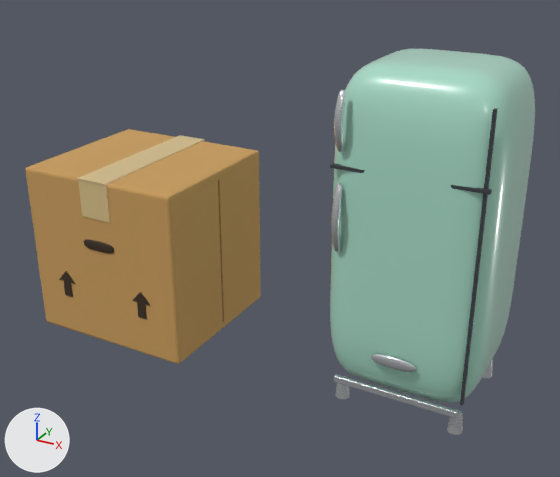
A saved change to the Blender file art/tema_moderna.blend.
One viewpoint serves both versions: a camera (50 mm lens) standing at (2.42, -2.53, 1.77) and looking at (1.04, -0.02, 0.51). Arrows for +X, +Y and +Z are at lower left; the lights stay in place. The first picture is the older version.

The older version as bpy lines, for what is in view:
```python
ob_caja = bpy.data.objects.new('caja', me_caja)
ob_caja.location = (0.37, 0.0, 0.0)
ob_cinta = bpy.data.objects.new('cinta', me_cinta)
ob_cinta.location = (0.37, 0.0, 0.0)
ob_cuerpo = bpy.data.objects.new('cuerpo', me_cuerpo_001)
ob_cuerpo.location = (1.641, 0.0, 0.0)
ob_cuerpo.scale = (0.93, 0.93, 0.93)
ob_flecha0 = bpy.data.objects.new('flecha0', me_flecha0)
ob_flecha0.location = (0.37, 0.0, 0.0)
ob_flecha1 = bpy.data.objects.new('flecha1', me_flecha1)
ob_flecha1.location = (0.37, 0.0, 0.0)
ob_junta_alta = bpy.data.objects.new('junta_alta', me_junta_alta_001)
ob_junta_alta.location = (1.641, 0.0, 0.0)
ob_junta_alta.scale = (0.93, 0.93, 0.93)
ob_junta_lado = bpy.data.objects.new('junta_lado', me_junta_lado_001)
ob_junta_lado.location = (1.641, 0.0, 0.0)
ob_junta_lado.scale = (0.93, 0.93, 0.93)
ob_tirador_alto = bpy.data.objects.new('tirador_alto', me_tirador_alto_001)
ob_tirador_alto.location = (1.641, 0.0, 0.0)
ob_tirador_alto.scale = (0.93, 0.93, 0.93)
ob_tirador_bajo = bpy.data.objects.new('tirador_bajo', me_tirador_bajo_001)
ob_tirador_bajo.location = (1.641, 0.0, 0.0)
ob_tirador_bajo.scale = (0.93, 0.93, 0.93)
# also in view: 'zocalo' at (1.64, -0.25, 0.1); 'cinta_delante' at (0.37, -0.34, 0.66)
```
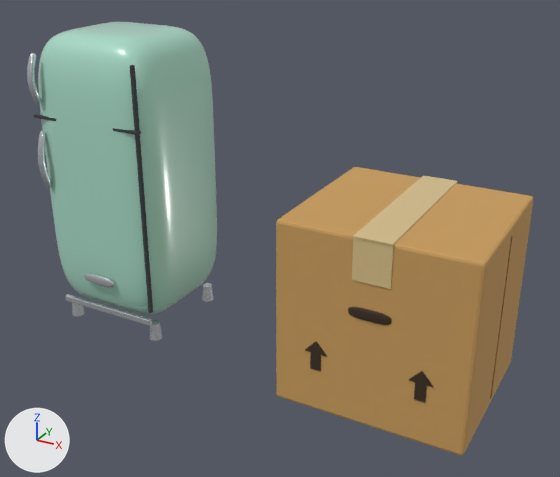
What differs and where, as boxes (x1, y1, x2, y2) in the pictures (560 x 477 px):
```json
{"object": "cuerpo", "change": "moved", "before": [330, 49, 535, 403], "after": [38, 22, 217, 314]}
{"object": "caja", "change": "moved", "before": [25, 129, 261, 364], "after": [276, 167, 534, 455]}
{"object": "junta_lado", "change": "moved", "before": [460, 108, 498, 405], "after": [130, 65, 153, 314]}
{"object": "tirador_bajo", "change": "moved", "before": [331, 183, 343, 252], "after": [38, 131, 52, 188]}
{"object": "tirador_alto", "change": "moved", "before": [334, 90, 346, 152], "after": [27, 53, 42, 104]}
{"object": "flecha1", "change": "moved", "before": [132, 292, 150, 319], "after": [409, 371, 434, 402]}
{"object": "flecha0", "change": "moved", "before": [59, 271, 75, 297], "after": [305, 341, 327, 371]}
{"object": "junta_alta", "change": "moved", "before": [330, 163, 492, 195], "after": [34, 114, 141, 135]}
{"object": "pliegue", "change": "moved", "before": [218, 180, 224, 322], "after": [490, 236, 513, 398]}
```

Scene script edits in JSON lines:
```json
{"op": "set", "path": "ob_caja.location", "old": "(0.37, 0.0, 0.0)", "new": "(1.565, 0.0, 0.0)"}
{"op": "set", "path": "ob_flecha0.location", "old": "(0.37, 0.0, 0.0)", "new": "(1.565, 0.0, 0.0)"}
{"op": "set", "path": "ob_flecha1.location", "old": "(0.37, 0.0, 0.0)", "new": "(1.565, 0.0, 0.0)"}
{"op": "set", "path": "ob_pliegue.location", "old": "(0.37, 0.0, 0.0)", "new": "(1.565, 0.0, 0.0)"}
{"op": "set", "path": "ob_cuerpo.location", "old": "(1.641, 0.0, 0.0)", "new": "(0.298, 0.0, 0.0)"}
{"op": "set", "path": "ob_junta_alta.location", "old": "(1.641, 0.0, 0.0)", "new": "(0.298, 0.0, 0.0)"}
{"op": "set", "path": "ob_junta_lado.location", "old": "(1.641, 0.0, 0.0)", "new": "(0.298, 0.0, 0.0)"}
{"op": "set", "path": "ob_tirador_alto.location", "old": "(1.641, 0.0, 0.0)", "new": "(0.298, 0.0, 0.0)"}
{"op": "set", "path": "ob_tirador_bajo.location", "old": "(1.641, 0.0, 0.0)", "new": "(0.298, 0.0, 0.0)"}
```
